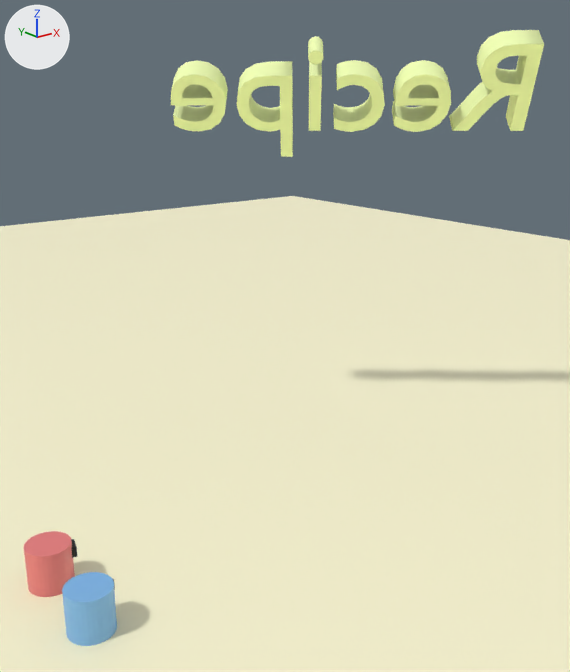
The glTF model assets/scenes/default_scene.glb, before and after one commit.
Camera for both pictures: a camera (50 mm lens) standing at (-0.69, -6.49, 5.22) and looking at (5.82, 1.65, 1.96). The axes (+X, +Y, +Z) are drawn at upper left. The lights are the same throughout. Where no turn or scale is listed for an object, it has been applied to the vertices.

The scene before the commit, as lines of its bpy script (objects in view):
```python
mat_title = principled_material('Title')
mat_title.base_color = (0.875, 1.0, 0.466)  # green #f0ffb6
mat_title.roughness = 1.0
me_cube = bpy.data.meshes.new('Cube')
me_cube.from_pydata(...)  # 72 vertices, 134 faces; spans x -0.255..0.296, y -0.248..0.251, z -0.253..0.247
# faces by material slot: [124, 10]
me_cube.materials.append(mat_body_001)  # pink #e77d7d
me_cube.materials.append(mat_eyes_001)  # black #000000
me_floor = bpy.data.meshes.new('Floor')
me_floor.from_pydata(...)  # a box spanning x -25.0..25.0, y -25.0..25.0, z -0.5..0.5
me_floor.materials.append(mat_floor)  # beige #fffbd6
me_text = bpy.data.meshes.new('Text')
me_text.from_pydata(...)  # 384 vertices, 756 faces; spans x -4.41..-0.01, y -0.56..3.54, z -0.5..1.28
me_text.materials.append(mat_title)  # green #f0ffb6
ob_floor = bpy.data.objects.new('Floor', me_floor)
ob_floor.location = (0.0, 0.0, -0.5)
ob_playerb_001 = bpy.data.objects.new('PlayerB.001', me_cube)
ob_playerb_001.location = (2.01, 1.0, 0.25)
ob_titletextmesh = bpy.data.objects.new('TitleTextMesh', me_text)
ob_titletextmesh.location = (9.9, 0.82, 4.72)
# also in view: 'PlayerA.001' at (2.02, 0.0, 0.25)
```
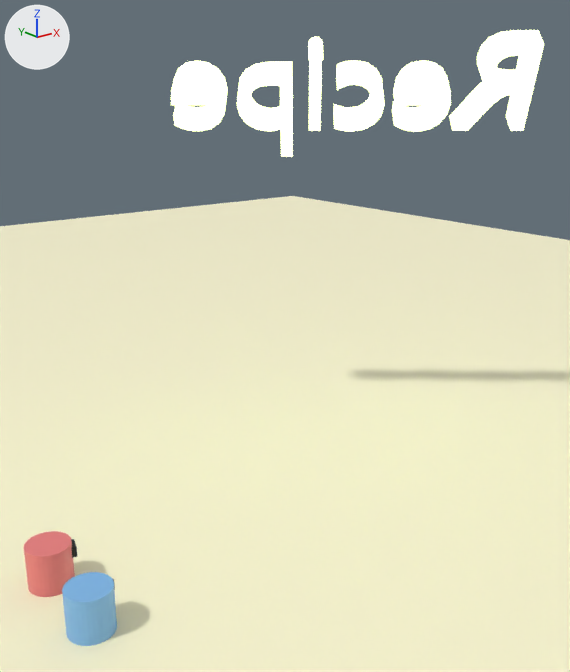
What differs and where, as boxes [x1, y1, x2, y2] in the pictures (570 x 672 px):
'TitleTextMesh', surface changed (green to white): [171, 30, 544, 157] in both

Edits to the bpy script that builds the scene:
```text
Change mat_title:
    add mat_title.emission_strength = 2.0
```
